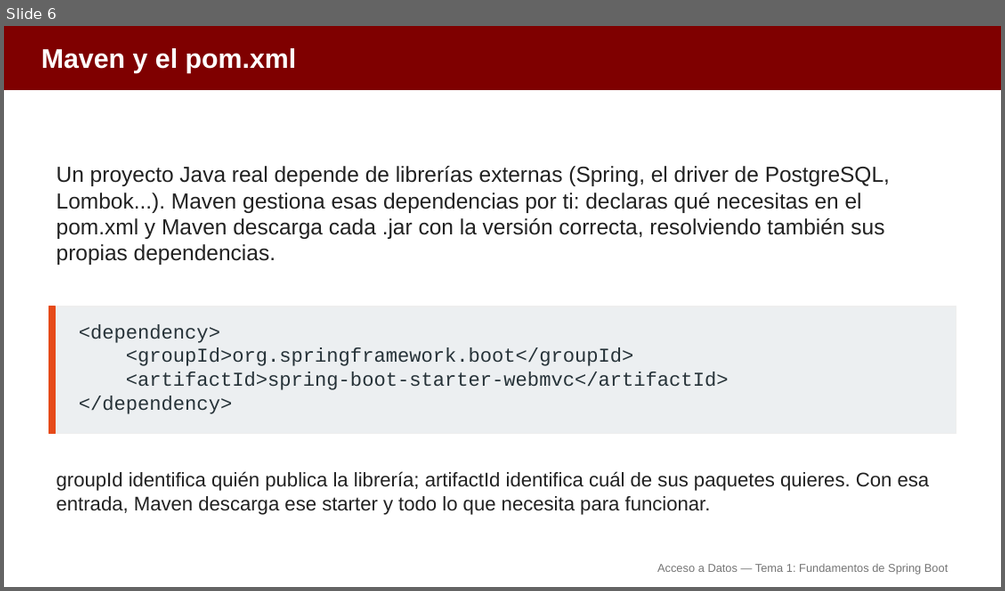
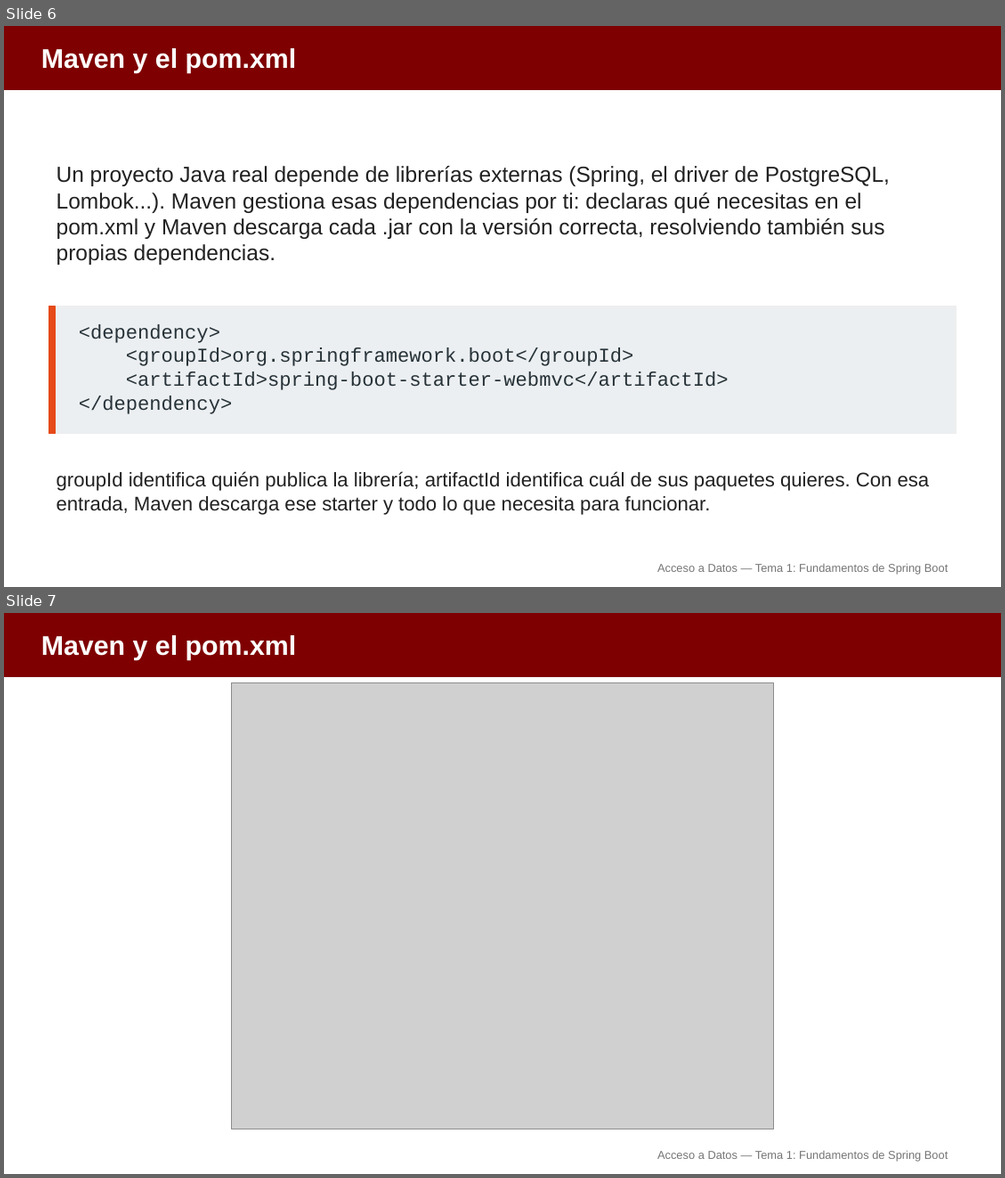
Before and after one commit to aitorventura/acceso-a-datos, a slide deck: docs/tema1/diapositivas/spring-boot-fundamentos.pptx. Shown one above the other, each under a label of ours: slide 6 before the commit, slides 6 and 7 after it. The pictures are 1005x591 and 1005x1178 pixels, drawn with LibreOffice and Linux fonts; fonts in the diff are those of the drawing; grey boxes stand for pictures. Boxes give left, top, right and bottom in pixels: in the first picture for what was removed or moved away, otherwise in the second. Text is boxed around its words. In the diff, an @@ line names an element or a change of style, - is before the commit and + after.

Commit message:
Añade infografías de apoyo al Tema 1 (Acceso a Datos)
Incorpora 10 diagramas visuales en los 8 apartados de teoría del
Tema 1 (starters de Maven, capas AD/PSP, entidad vs DTO, piezas de
JDBC, contexto de persistencia, paginación, explosión combinatoria
de filtros, las tres vías de consulta y GROUP BY) y actualiza las
diapositivas correspondientes.

```diff
--- a/docs/tema1/diapositivas/spring-boot-fundamentos.pptx
+++ b/docs/tema1/diapositivas/spring-boot-fundamentos.pptx
@@ slide 7 added at <box>4,613,1001,1174</box>, background #FFFFFF @@
@@ rectangle added at <box>4,613,1001,676</box>, fill #7F0000, outline #7F0000 1 pt @@
@@ text added at <box>41,635,297,660</box>, 26 pt, text #FFFFFF, bold @@
+Maven y el pom.xml
@@ picture added at <box>231,682,773,1129</box> @@
@@ text added at <box>657,1150,947,1161</box>, 11 pt, text #757575 @@
+Acceso a Datos — Tema 1: Fundamentos de Spring Boot
```
Also in this commit, not shown: 1 slide changed, 30 other files.
